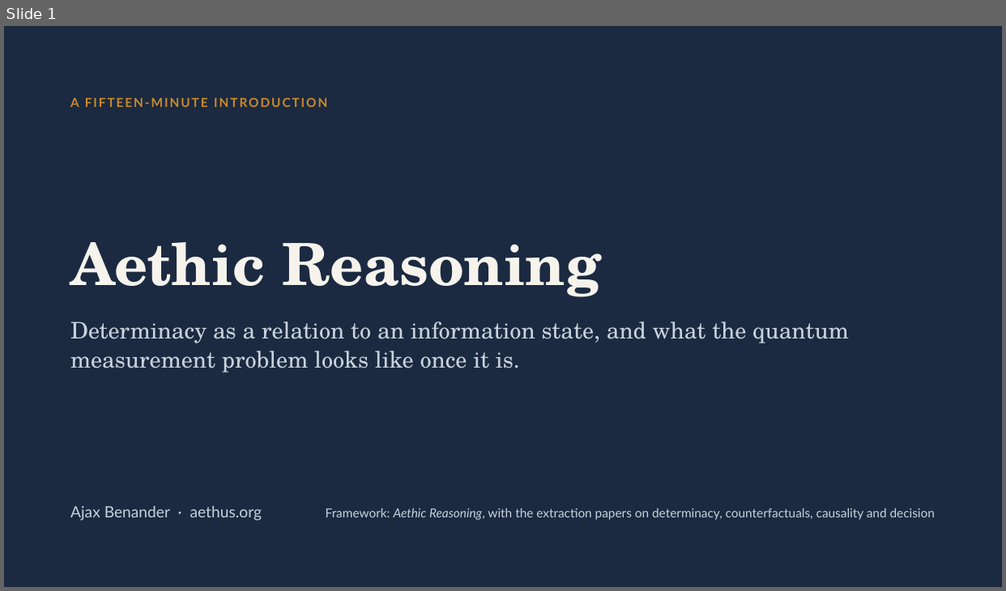
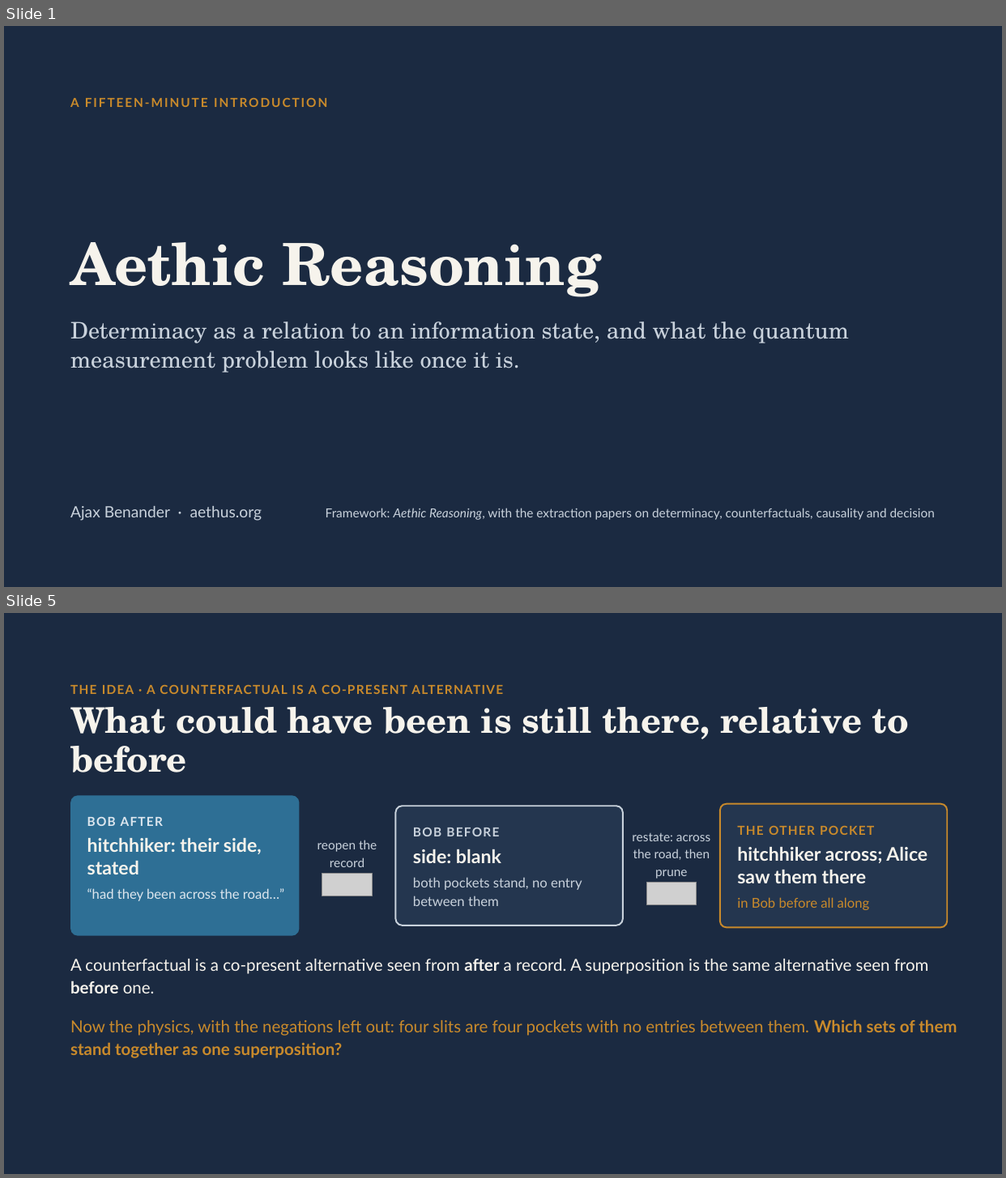
Before and after one commit to brunchwnewton/aethic-code, a slide deck: files/slides/aethic_reasoning_15_mins/Aethic Reasoning in 15 Minutes.pptx. Shown one above the other, each under a label of ours: slide 1 before the commit, slides 1 and 5 after it; the slides between them are not shown. The pictures are 1006x591 and 1006x1178 pixels, drawn with LibreOffice and Linux fonts; fonts in the diff are those of the drawing; grey boxes stand for pictures. Boxes give left, top, right and bottom in pixels: in the first picture for what was removed or moved away, otherwise in the second. Text is boxed around its words. In the diff, an @@ line names an element or a change of style, - is before the commit and + after.

```diff
--- a/files/slides/aethic_reasoning_15_mins/Aethic Reasoning in 15 Minutes.pptx
+++ b/files/slides/aethic_reasoning_15_mins/Aethic Reasoning in 15 Minutes.pptx
@@ slide 5 added at bbox=[4, 613, 1002, 1174], background #1B2A41 @@
@@ text added at bbox=[70, 685, 503, 694], 12 pt, text #C98A2B, bold @@
+THE IDEA · A COUNTERFACTUAL IS A CO-PRESENT ALTERNATIVE
@@ title added at bbox=[70, 707, 909, 773], 34 pt, text #F6F3EC, bold @@
+What could have been is still there, relative to before
@@ rounded rectangle added at bbox=[70, 796, 300, 936], fill #2E6F95 @@
@@ rounded rectangle added at bbox=[395, 806, 622, 926], fill #24364F, outline #C9D2DC 1.5 pt @@
@@ rounded rectangle added at bbox=[720, 804, 948, 927], fill #24364F, outline #C98A2B 1.5 pt @@
@@ text added at bbox=[87, 817, 163, 826], 12 pt, text #DCE6EE, bold @@
+BOB AFTER
@@ text added at bbox=[413, 828, 499, 837], 12 pt, text #C9D2DC, bold @@
+BOB BEFORE
@@ text added at bbox=[737, 826, 874, 835], 12 pt, text #C98A2B, bold @@
+THE OTHER POCKET
@@ text added at bbox=[87, 838, 262, 875], 18 pt, text #F6F3EC, bold @@
+hitchhiker: their side, stated
@@ text added at bbox=[317, 840, 377, 867], 12 pt, text #C9D2DC @@
+reopen the record
@@ text added at bbox=[413, 850, 501, 863], 18 pt, text #F6F3EC, bold @@
+side: blank
@@ text added at bbox=[632, 833, 710, 879], 12 pt, text #C9D2DC @@
+restate: across the road, then prune
@@ text added at bbox=[737, 847, 927, 884], 18 pt, text #F6F3EC, bold @@
+hitchhiker across; Alice saw them there
@@ picture added at bbox=[322, 874, 373, 897] @@
@@ text added at bbox=[413, 877, 582, 906], 13 pt, text #C9D2DC @@
+both pockets stand, no entry between them
@@ text added at bbox=[87, 888, 284, 901], 13 pt, text #DCE6EE @@
+“had they been across the road…”
@@ picture added at bbox=[646, 882, 697, 905] @@
@@ text added at bbox=[737, 897, 870, 910], 13 pt, text #C98A2B @@
+in Bob before all along
@@ text added at bbox=[70, 959, 929, 994], 16 pt, text #F6F3EC @@
+A counterfactual is a co-present alternative seen from after a record. A superposition is the same alternative seen from before one.
@@ text added at bbox=[70, 1020, 957, 1059], 16 pt, text #C98A2B @@
+Now the physics, with the negations left out: four slits are four pockets with no entries between them. Which sets of them stand together as one superposition?
```
Also in this commit, not shown: 14 slides changed, 1 other slide added, 3 other files.
